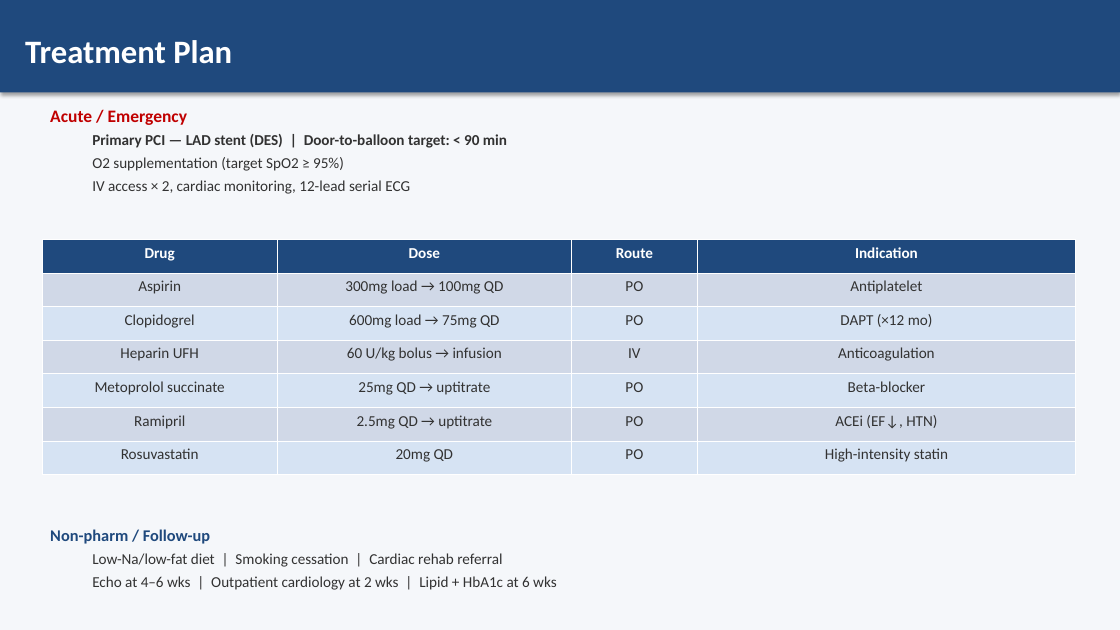
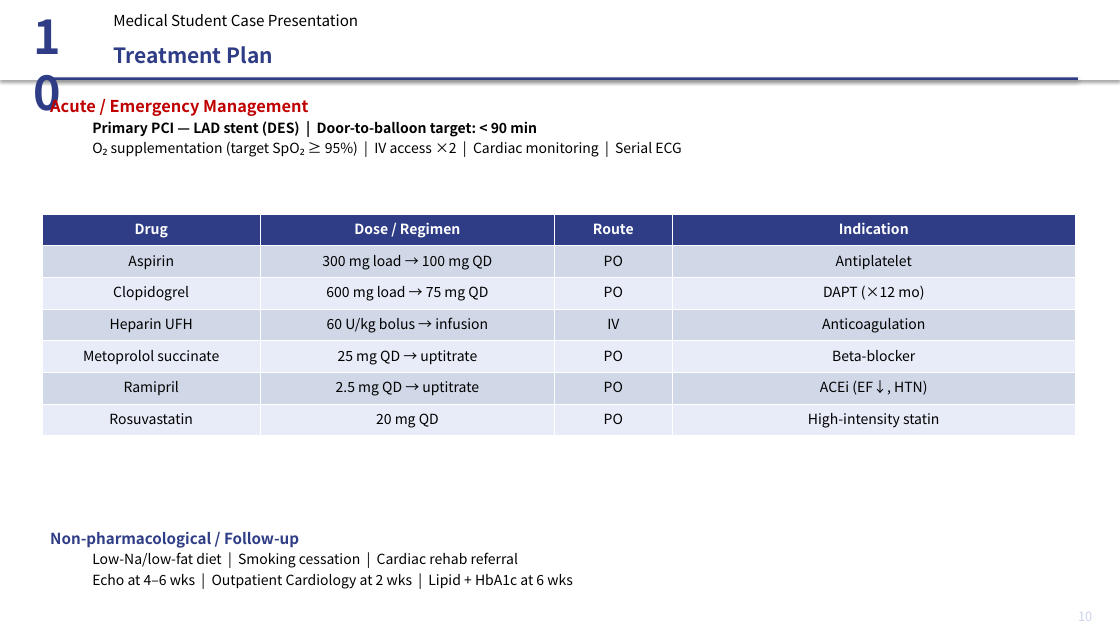
Before and after one commit to p16791918-lab/endo, a slide deck: slide 11 of case_MI.pptx. Drawn at 1120x630 pixels with LibreOffice and Linux fonts; fonts in the diff are those of the drawing. Boxes give left, top, right and bottom in pixels: in the first picture for what was removed or moved away, otherwise in the second. Text is boxed around its words. In the diff, an @@ line names an element or a change of style, - is before the commit and + after.

```diff
--- a/case_MI.pptx
+++ b/case_MI.pptx
@@ rectangle at (0,0,1120,630): fill #F5F7FA to #FFFFFF @@
@@ rectangle added at (0,0,1120,80), fill #FFFFFF @@
@@ text added at (25,4,92,76), 40 pt, text #2E3D86, bold @@
+10
@@ text added at (113,14,358,26), 13 pt, text #000000 @@
+Medical Student Case Presentation
@@ text "Treatment Plan": place and size @@
-text "Treatment Plan" at (0,0,1120,92)
+text "Treatment Plan" at (113,46,273,64)
@@ text "Treatment Plan" at (113,46,273,64): size 28 to 18 pt, font Calibri to Noto Sans CJK KR, text colour #FFFFFF to #2E3D86; vertical alignment middle to top; fill #1F497D to none; shadow off @@
@@ rectangle added at (42,77,1078,80), fill #2E3D86 @@
@@ text "Acute / Emergency Management": place and size @@
-text "Acute / Emergency Management" at (50,110,507,194)
+text "Acute / Emergency Management" at (50,96,681,157)
@@ text at (50,96,308,116): text changed; size 15 to 14 pt; font Calibri to Noto Sans CJK KR @@
-Acute / Emergency
+Acute / Emergency Management
@@ text at (92,121,537,137): size 13 to 12 pt, font Calibri to Noto Sans CJK KR, text colour #323232 to #000000 in "Primary PCI — LAD stent (DES) | ..."; less space between paragraphs @@
@@ text at (111,141,681,157): text changed; size 13 to 12 pt; font Calibri to Noto Sans CJK KR; text colour #323232 to #000000 @@
-  O2 supplementation (target SpO2 ≥ 95%)
-  IV access × 2, cardiac monitoring, 12-lead serial ECG
+  O₂ supplementation (target SpO₂ ≥ 95%) | IV access ×2 | Cardiac monitoring | Serial ECG
@@ table at (42,214,1075,436) @@
-row 1, column 2: Dose
+row 1, column 2: Dose / Regimen
-row 2, column 2: 300mg load → 100mg QD
+row 2, column 2: 300 mg load → 100 mg QD
-row 3, column 2: 600mg load → 75mg QD
+row 3, column 2: 600 mg load → 75 mg QD
-row 5, column 2: 25mg QD → uptitrate
+row 5, column 2: 25 mg QD → uptitrate
-row 6, column 2: 2.5mg QD → uptitrate
+row 6, column 2: 2.5 mg QD → uptitrate
-row 7, column 2: 20mg QD
+row 7, column 2: 20 mg QD
@@ fill #1F497D to #2E3D86 in row 1 @@
@@ fill #D6E3F3 to #E8EBF8 in 12 cells @@
@@ size 13 to 12 pt, font Calibri to Noto Sans CJK KR in "Drug", "Route", "Indication", "Aspirin" and 18 more places @@
@@ text colour #323232 to #000000 in "Aspirin", "PO", "Antiplatelet", "Clopidogrel" and 15 more places @@
@@ table: place and size @@
-table at (42,239,1075,475)
+table at (42,214,1075,436)
@@ text at (50,531,299,548): text changed; size 14 to 13 pt; font Calibri to Noto Sans CJK KR; text colour #1F497D to #2E3D86 @@
-Non-pharm / Follow-up
+Non-pharmacological / Follow-up
@@ text at (92,552,518,568): size 13 to 12 pt, font Calibri to Noto Sans CJK KR, text colour #323232 to #000000 in "Low-Na/low-fat diet | Smoking cessation | Cardiac ..."; less space between paragraphs @@
@@ text at (92,574,572,589): text changed; size 13 to 12 pt; font Calibri to Noto Sans CJK KR; text colour #323232 to #000000 @@
-  Echo at 4–6 wks | Outpatient cardiology at 2 wks | Lipid + HbA1c at 6 wks
+  Echo at 4–6 wks | Outpatient Cardiology at 2 wks | Lipid + HbA1c at 6 wks
@@ text added at (1078,612,1092,621), 11 pt, text #CCD2F0 @@
+10
```
Also in this commit, not shown: 11 other slides changed, 1 other file.
